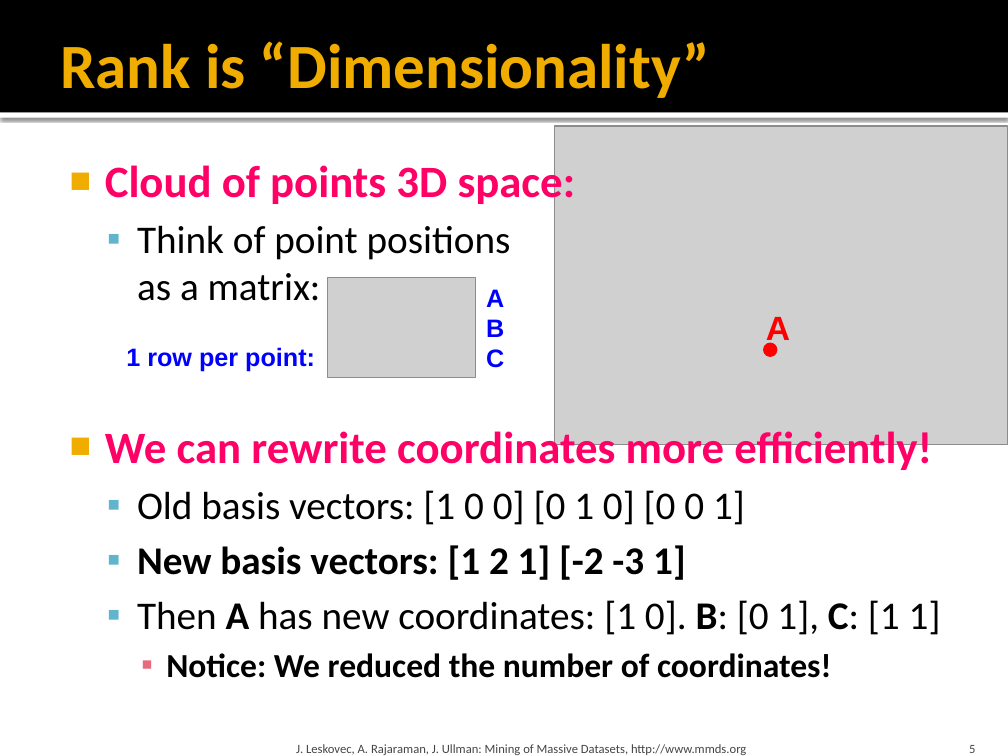
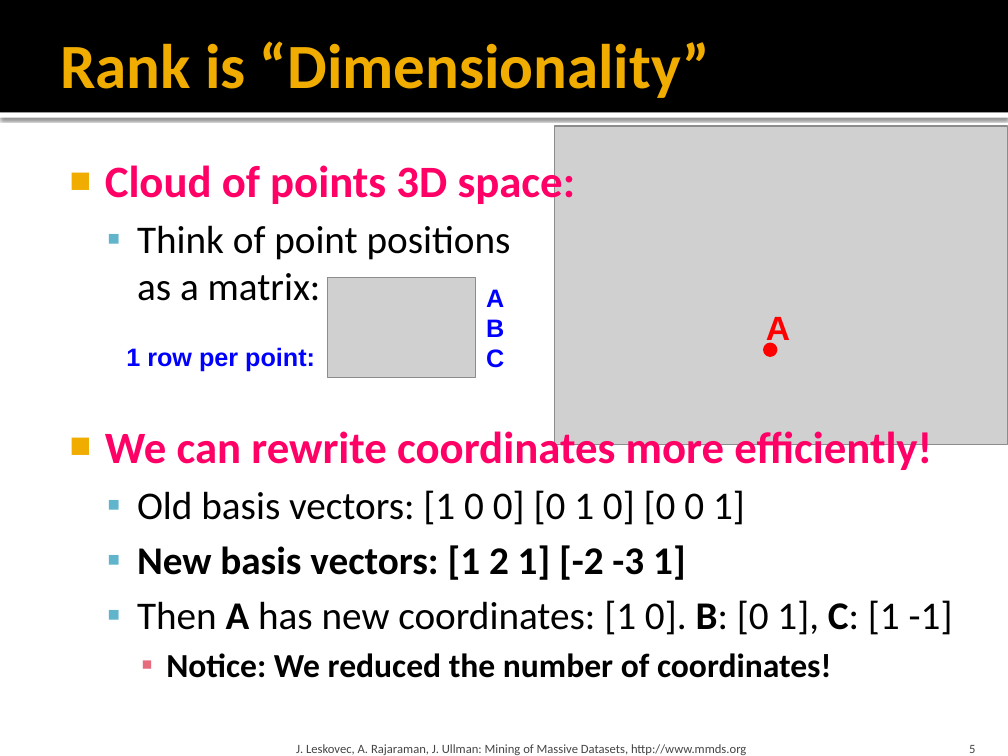
Before and after one commit to chriswjh/chriswjh.github.io, a slide deck: slide 5 of BDM/11-dimred.pptx. Drawn at 1008x756 pixels with LibreOffice and Linux fonts; fonts in the diff are those of the drawing; grey boxes stand for pictures. Boxes give left, top, right and bottom in pixels: in the first picture for what was removed or moved away, otherwise in the second. Text is boxed around its words. In the diff, an @@ line names an element or a change of style, - is before the commit and + after.

```diff
--- a/BDM/11-dimred.pptx
+++ b/BDM/11-dimred.pptx
@@ text at (137,600,953,635): text changed @@
-  ▪ Then A has new coordinates: [1 0]. B: [0 1], C: [1 1]
+  ▪ Then A has new coordinates: [1 0]. B: [0 1], C: [1 -1]
```
Also in this commit, not shown: 1 other slide changed, 3 other files.
